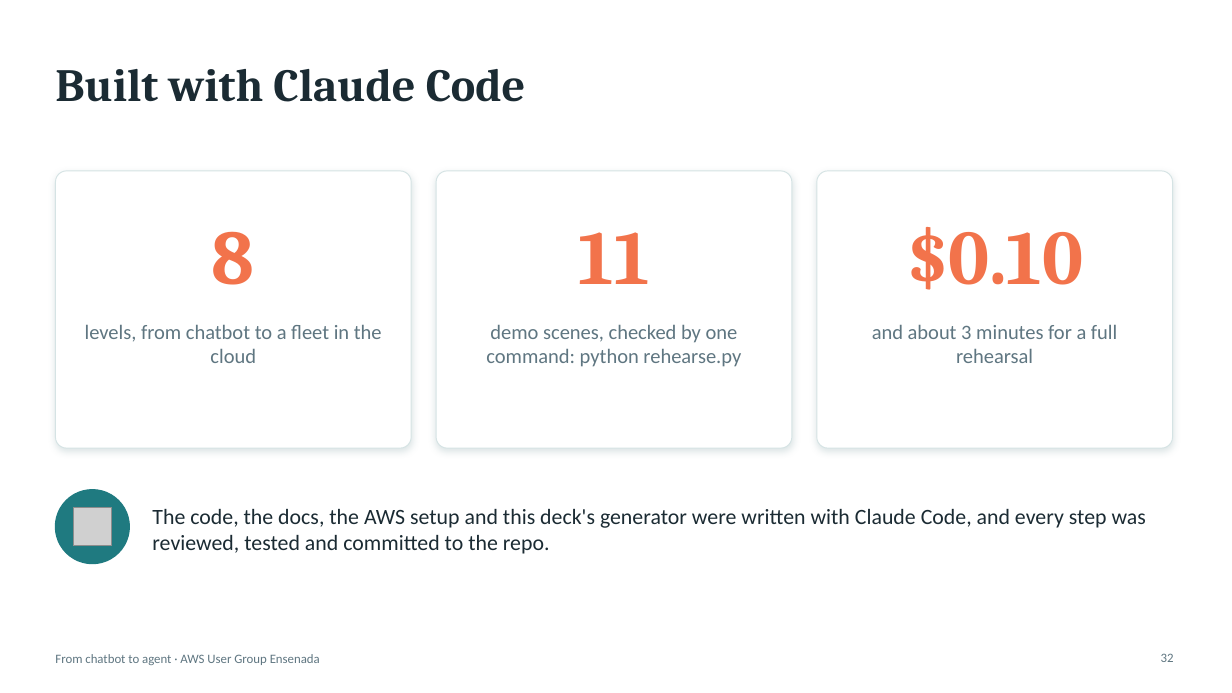
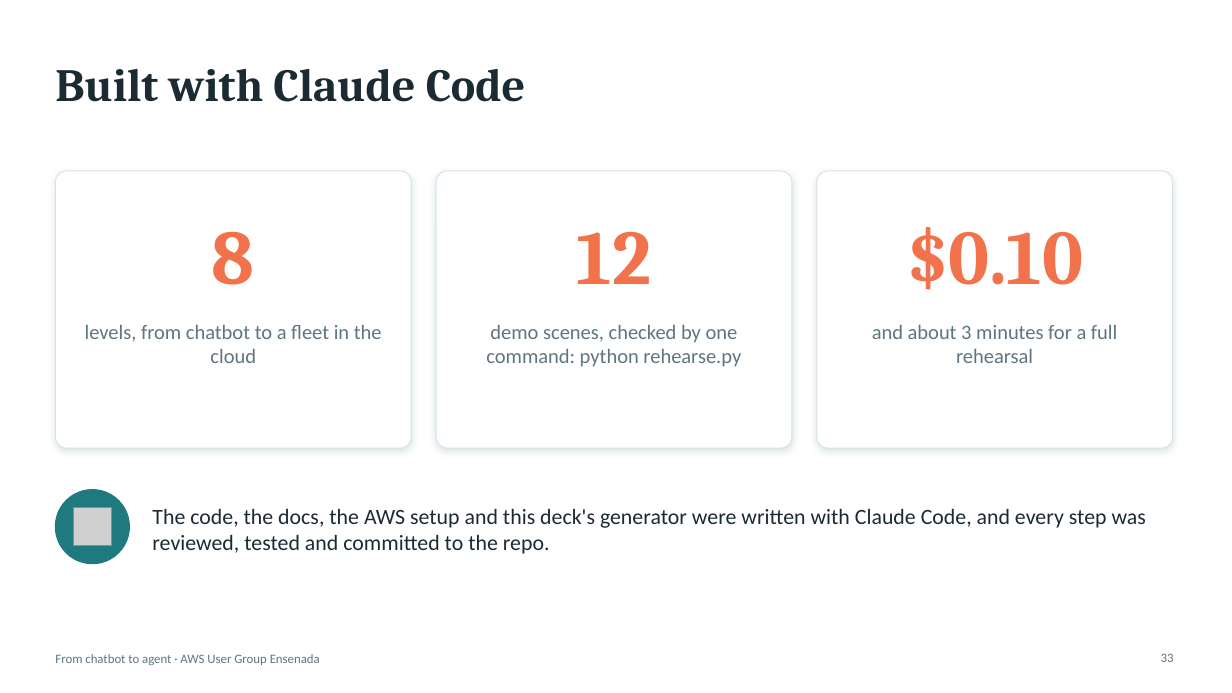
Before and after one commit to aws-ug-ensenada/claude-on-aws-ensenada, a slide deck: slide 33 of docs/slides/claude-on-aws-ensenada.pptx (slide 32 before the commit). Drawn at 1232x693 pixels with LibreOffice and Linux fonts; fonts in the diff are those of the drawing; grey boxes stand for pictures. Boxes give left, top, right and bottom in pixels: in the first picture for what was removed or moved away, otherwise in the second. Text is boxed around its words. In the diff, an @@ line names an element or a change of style, - is before the commit and + after.

```diff
--- a/docs/slides/claude-on-aws-ensenada.pptx
+++ b/docs/slides/claude-on-aws-ensenada.pptx
@@ text at box(577, 232, 651, 284): text changed @@
-11
+12
```
Also in this commit, not shown: 1 slide added, 3 other files.
